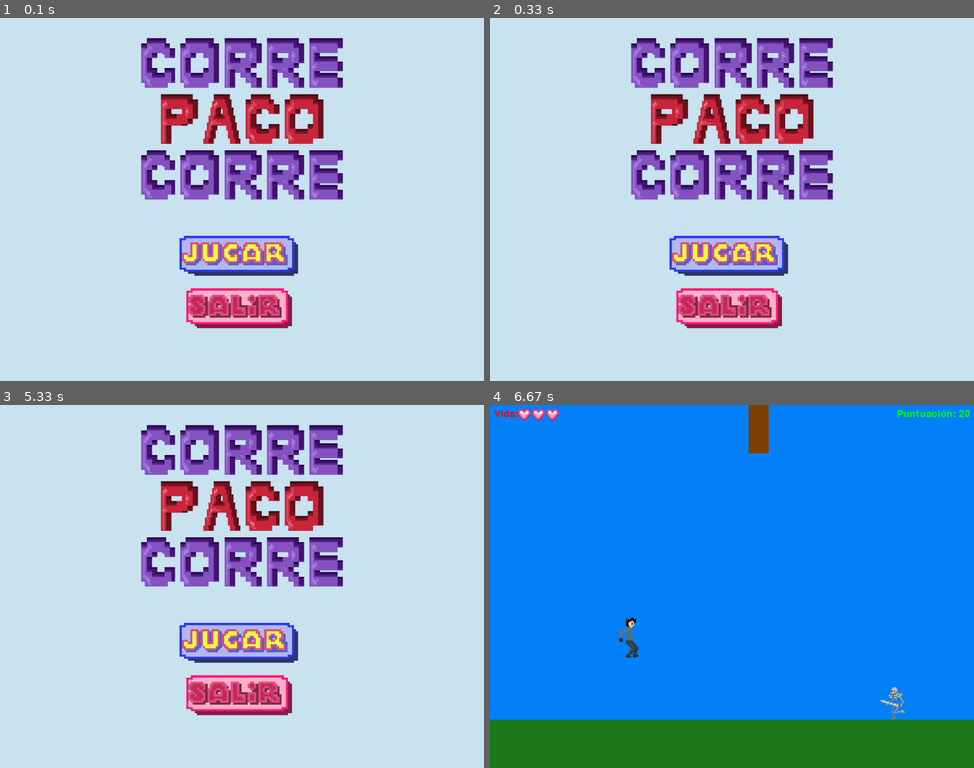
Above: before the commit, frames 1-4 (two rows, left to right).
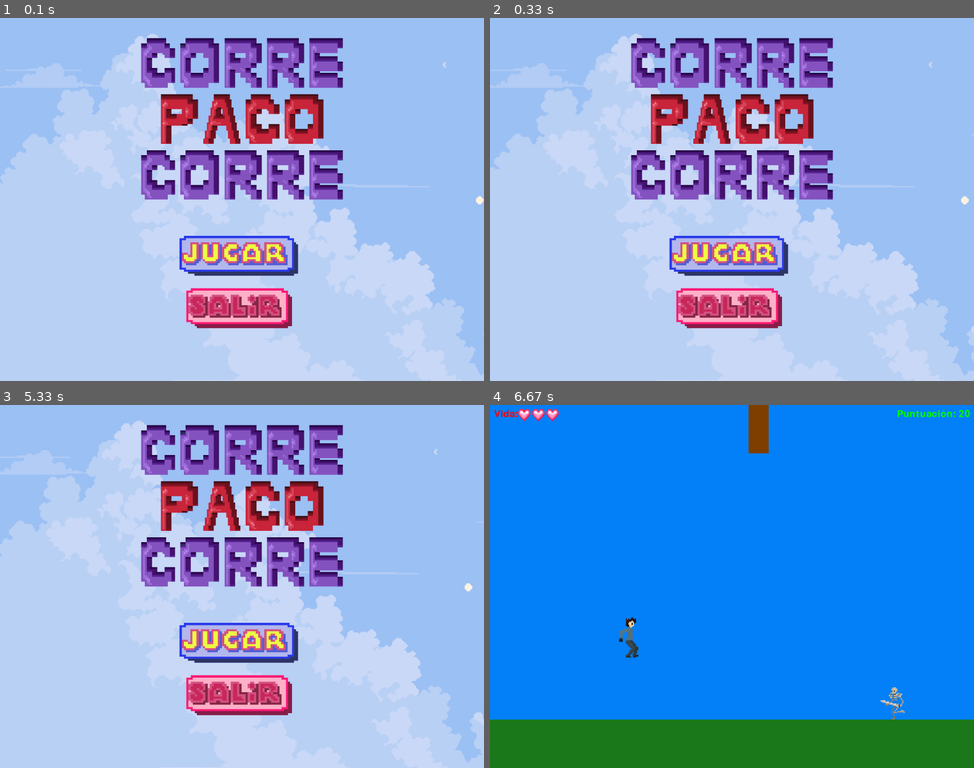
Above: after the commit, the same moments.

Repository: Jol-XD/Corre-Paco-Corre
Game: pygame game, started from proyecto/Juego(test-Jack).py
Two runs of this game, one before a commit and one after it. Both use one fixed random seed, a clock stepped at 60 frames per second and the inputs below.
Inputs (mouse positions are in pixels of both pictures, inside the frame that each line leads up to):
- Up to frame 1 (0.1 s): no input
- Up to frame 2 (0.33 s): no input
- Up to frame 3 (5.33 s): click (237, 640) at 0.38 s; hold Up 0.67-1.13 s; hold Down 1.17-1.47 s; tap Space at 1.23, 1.57, 2.37, 3.03, 3.43, 3.83, 4.5, 4.9, 5.3 s; hold Up 1.5-1.87 s; hold Up 2.3-2.6 s; hold Up 2.97-3.33 s; hold Down 3.37-3.73 s; hold Up 3.77-4.07 s; hold Up 4.43-4.8 s; hold Down 4.83-5.2 s; hold Up from 5.23 s (still down)
- Up to frame 4 (6.67 s): release Up at 5.53 s; click (727, 640) at 5.62 s; hold Down 5.9-6.2 s; tap Space at 5.97, 6.3 s; hold Up 6.23-6.6 s

The runs differ from the first frame. In frame 1, 33% of the frame differs, in the area x 0-100%, y 0-99%; in frame 2, 34%; in frame 3, 34%; in frame 4, nothing differs.

Commit message:
menu fondo animado

Diff:
--- a/proyecto/Juego(test-Jack).py
+++ b/proyecto/Juego(test-Jack).py
@@ -1,8 +1,8 @@
 import random
-import time
 import pygame
 import sys
 import os
+import math
 
 # Define colores
 MENU = (202, 228, 241)
@@ -90,9 +90,49 @@
     img = font.render(text, True, text_col)
     pantalla.blit(img, (x, y))
 
+
+#Background
+
+# Definir las velocidades para cada capa.
+
+speeds = [0.25, 0.35, 0.45, 0.55]
+scrolls = [0] * len(speeds)
+
+bg_images = []
+for i in range(1, 5):
+    bg_image = pygame.image.load(os.path.join("proyecto", "sprites", "Clouds", "Clouds 5", f"{i}.png")).convert_alpha()
+
+    # Calculate the corresponding width to maintain the aspect ratio
+    aspect_ratio = bg_image.get_width() / bg_image.get_height()
+    bg_width = int(screen_height * aspect_ratio)
+
+    # Resize the image to the calculated width and screen_height
+    bg_image = pygame.transform.scale(bg_image, (bg_width, screen_height))
+
+    bg_images.append(bg_image)
+
+bg_width = bg_images[0].get_width()
+
+tiles = math.ceil(screen_width / bg_width) + 1
+
+# Definicion de bg (background)
+def draw_bg():
+    for i, (image, speed) in enumerate(zip(bg_images, speeds)):
+        for x in range(0, tiles):
+            position = (x * bg_width + scrolls[i], 0)
+
+
+            pantalla.blit(image, position)
+
+            # Actualiza el desplazamiento para cada capa.
+            scrolls[i] -= speed
+
+            if abs(scrolls[i]) > bg_width:
+                scrolls[i] = 0
+
 # Función para mostrar el menú principal
 def mostrar_menu():
-    global menu_activo, juego_activo, puntuacion, tiempo_ultimo_punto
+    global menu_activo, juego_activo, puntuacion, tiempo_ultimo_punto, scroll
 
     menu_activo = True
     juego_activo = False
@@ -131,7 +171,6 @@
             if event.type == pygame.QUIT:
                 pygame.quit()
                 sys.exit()
-
             if event.type == pygame.MOUSEBUTTONDOWN:
                 if jugar_btn.rect.collidepoint(event.pos):
                     jugar_btn.clicked = True
@@ -159,7 +198,9 @@
         else:
             salir_btn.image = pygame.transform.scale(salir_img, (int(salir_img.get_width() * 5.25), int(salir_img.get_height() * 5.25)))
 
-        pantalla.fill(MENU)
+
+
+        draw_bg()
         pantalla.blit(titulo, (350, 50))
         jugar_btn.draw()
         salir_btn.draw()
Binary file added: proyecto/sprites/Clouds/Clouds 1/1.png
Binary file added: proyecto/sprites/Clouds/Clouds 1/2.png
Binary file added: proyecto/sprites/Clouds/Clouds 1/3.png
Binary file added: proyecto/sprites/Clouds/Clouds 1/4.png
Binary file added: proyecto/sprites/Clouds/Clouds 2/1.png
Binary file added: proyecto/sprites/Clouds/Clouds 2/2.png
Binary file added: proyecto/sprites/Clouds/Clouds 2/3.png
Binary file added: proyecto/sprites/Clouds/Clouds 2/4.png
Binary file added: proyecto/sprites/Clouds/Clouds 3/1.png
Binary file added: proyecto/sprites/Clouds/Clouds 3/2.png
Binary file added: proyecto/sprites/Clouds/Clouds 3/3.png
Binary file added: proyecto/sprites/Clouds/Clouds 3/4.png
(and 25 more such lines)
